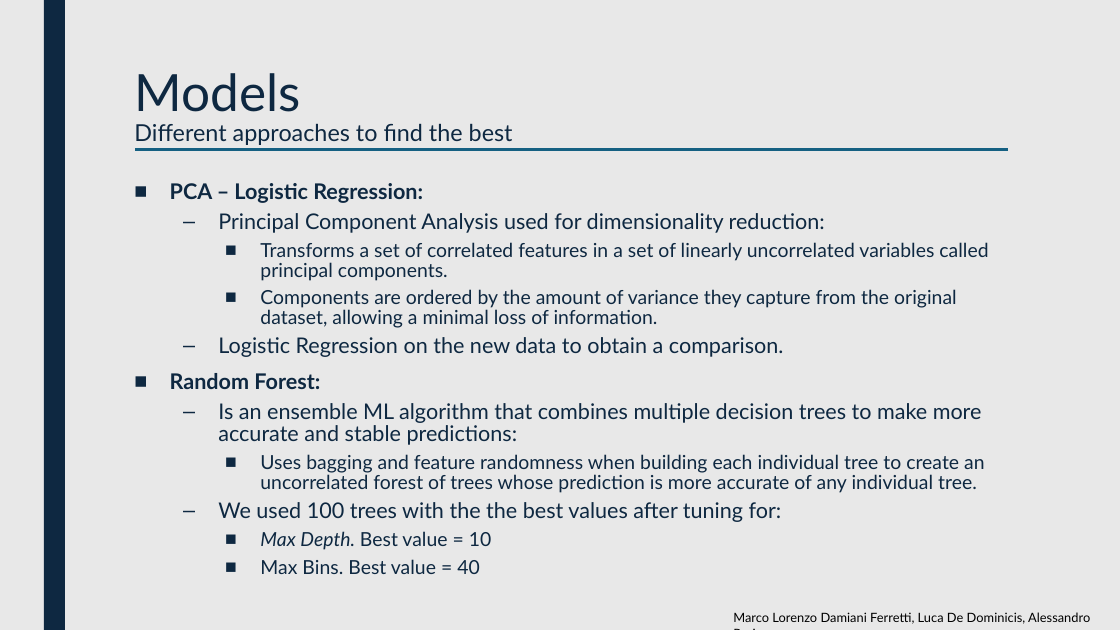
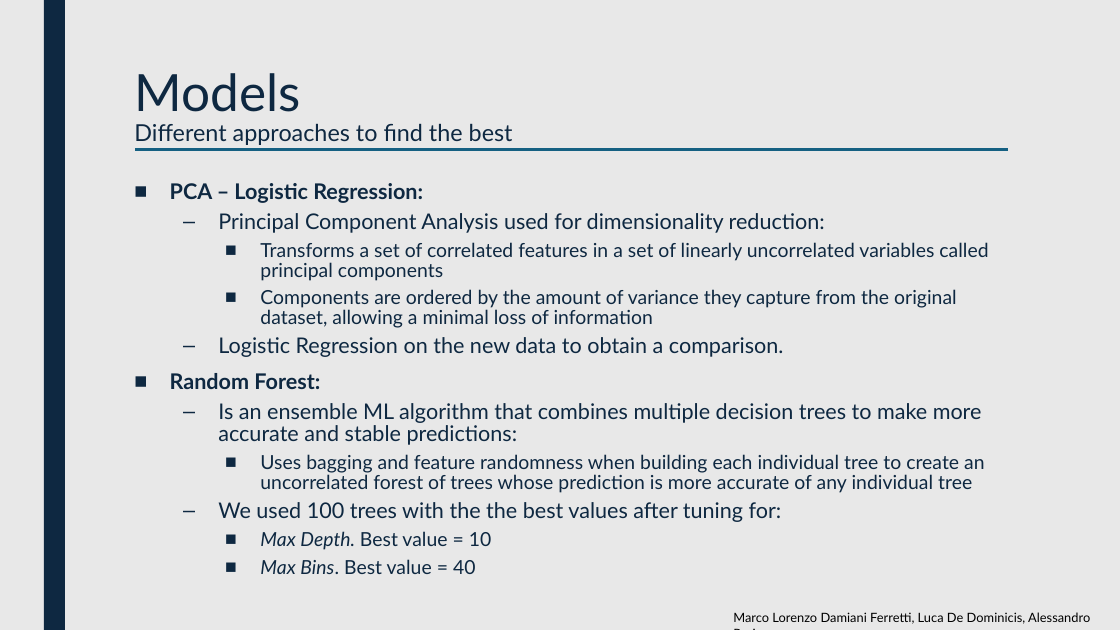
Before and after one commit to luca-de-dominicis/Big_Data_Analytics, a slide deck: slide 7 of BDA-Presentation.pptx. Drawn at 1120x630 pixels with LibreOffice and Linux fonts; fonts in the diff are those of the drawing. Boxes give left, top, right and bottom in pixels: in the first picture for what was removed or moved away, otherwise in the second. Text is boxed around its words. In the diff, an @@ line names an element or a change of style, - is before the commit and + after.

Commit message:
Little changes

```diff
--- a/BDA-Presentation.pptx
+++ b/BDA-Presentation.pptx
@@ text at box(260, 242, 988, 328): text changed @@
-    ■ Transforms a set of correlated features in a set of linearly uncorrelated variables called principal components.
-    ■ Components are ordered by the amount of variance they capture from the original dataset, allowing a minimal loss of information.
+    ■ Transforms a set of correlated features in a set of linearly uncorrelated variables called principal components
+    ■ Components are ordered by the amount of variance they capture from the original dataset, allowing a minimal loss of information
@@ text at box(260, 454, 984, 493): text changed @@
-    ■ Uses bagging and feature randomness when building each individual tree to create an uncorrelated forest of trees whose prediction is more accurate of any individual tree.
+    ■ Uses bagging and feature randomness when building each individual tree to create an uncorrelated forest of trees whose prediction is more accurate of any individual tree
@@ text at box(260, 559, 475, 574): italic on in "Max Bins." @@
```
Also in this commit, not shown: 10 other slides changed.
